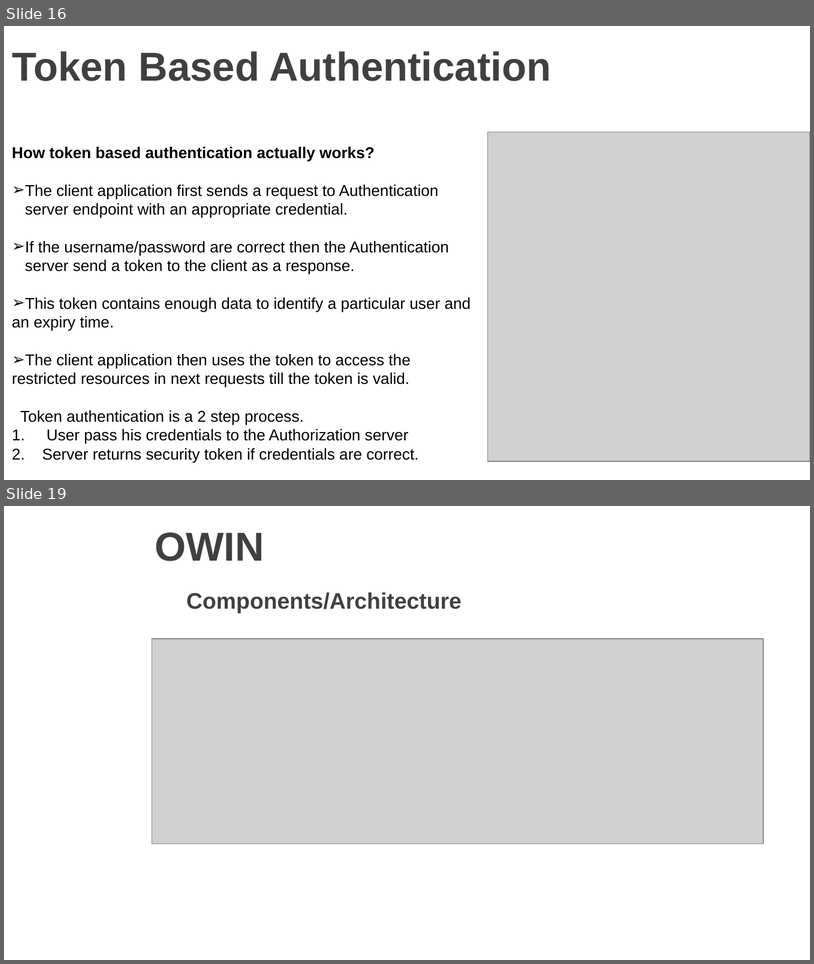
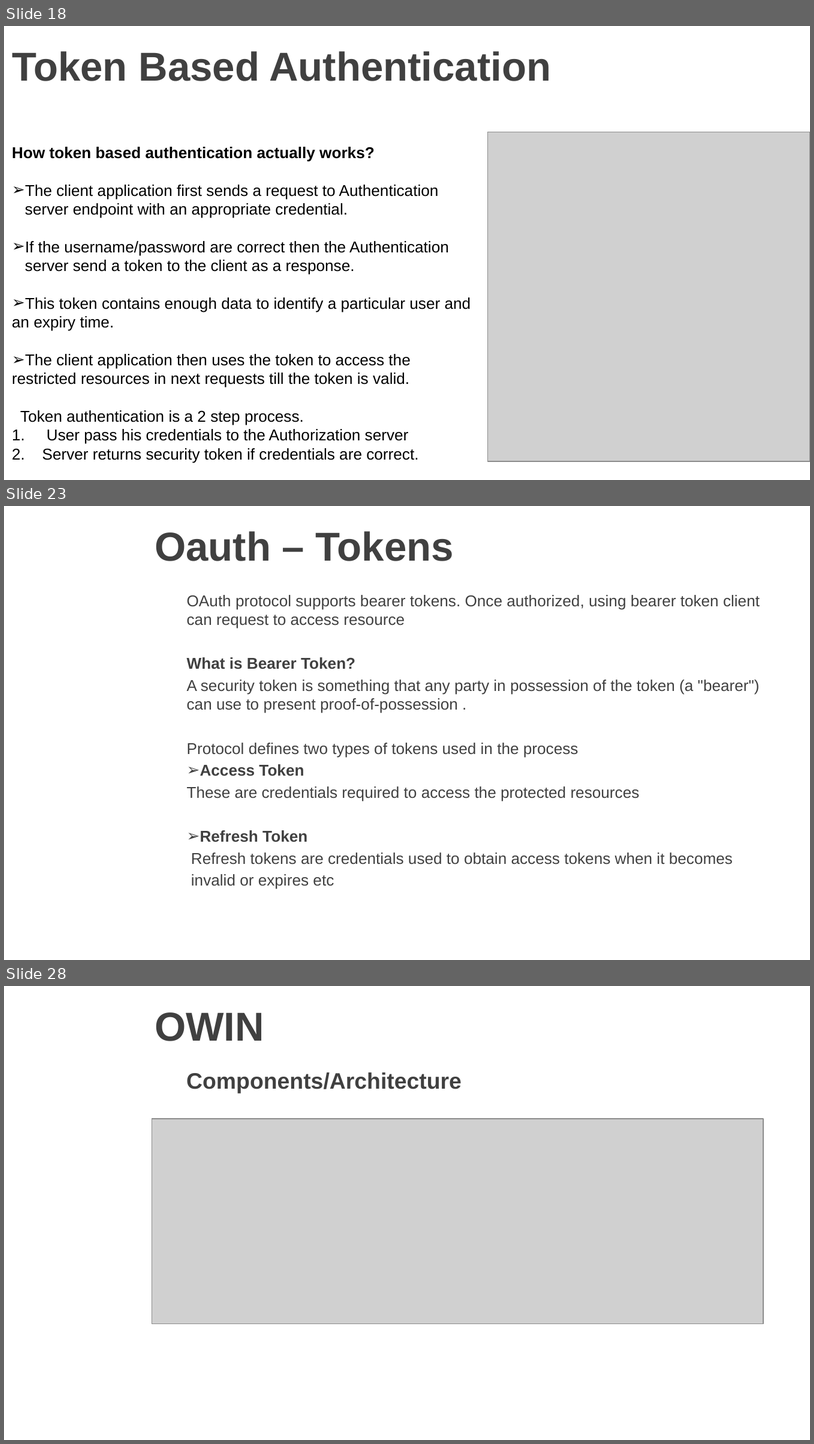
Before and after one commit to vgyureka/DotNetBig, a slide deck: webapiSecurity.pptx. Shown one above the other, each under a label of ours: slides 16 and 19 before the commit, slides 18, 23 and 28 after it; the slides between them are not shown. The pictures are 814x964 and 814x1444 pixels, drawn with LibreOffice and Linux fonts; fonts in the diff are those of the drawing; grey boxes stand for pictures; background and template pictures are left out. Boxes give left, top, right and bottom in pixels: in the first picture for what was removed or moved away, otherwise in the second. Text is boxed around its words. In the diff, an @@ line names an element or a change of style, - is before the commit and + after.

Commit message:
Add files via upload
web api security - 9 MARCH 2019

```diff
--- a/webapiSecurity.pptx
+++ b/webapiSecurity.pptx
@@ slide 23 added at bbox=[4, 506, 810, 960], background picture (left out) @@
@@ title added at bbox=[155, 531, 454, 561], 36 pt, text #404040, bold @@
+Oauth – Tokens
@@ text added at bbox=[187, 595, 760, 889], 14 pt, text #404040 @@
+OAuth protocol supports bearer tokens. Once authorized, using bearer token client can request to access resource
+What is Bearer Token?
+A security token is something that any party in possession of the token (a "bearer") can use to present proof-of-possession .
+Protocol defines two types of tokens used in the process
+➢ Access Token
+These are credentials required to access the protected resources
+➢ Refresh Token
+Refresh tokens are credentials used to obtain access tokens when it becomes
+invalid or expires etc
@@ what was slide 16 is now slide 18 @@
@@ what was slide 19 is now slide 28 @@
```
Also in this commit, not shown: 3 slides changed, 7 other slides added.
